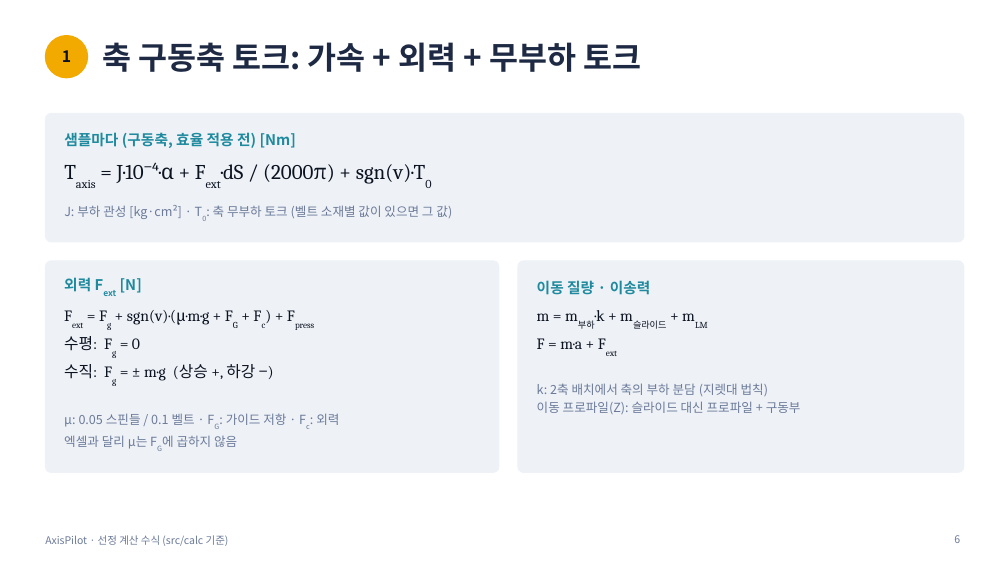
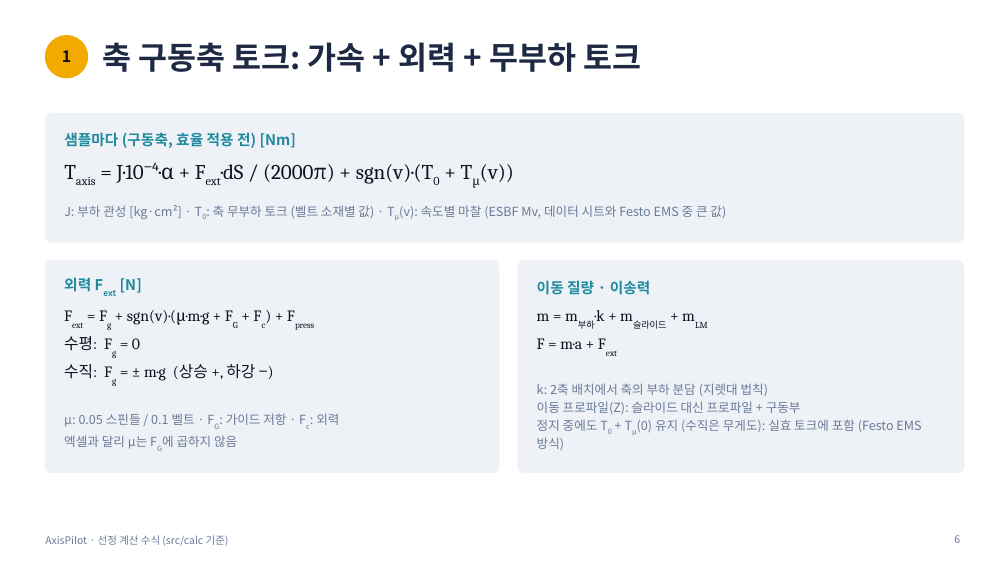
Before and after one commit to taeyoonkim0829/AxisPilot, a slide deck: slide 6 of scripts/formula-deck/base.pptx. Drawn at 1008x567 pixels with LibreOffice and Linux fonts; fonts in the diff are those of the drawing. Boxes give left, top, right and bottom in pixels: in the first picture for what was removed or moved away, otherwise in the second. Text is boxed around its words. In the diff, an @@ line names an element or a change of style, - is before the commit and + after.

```diff
--- a/scripts/formula-deck/base.pptx
+++ b/scripts/formula-deck/base.pptx
@@ text at box(117, 162, 514, 184): text changed @@
-Taxis = J·10⁻⁴·α + Fext·dS / (2000π) + sgn(v)·T0
+Taxis = J·10⁻⁴·α + Fext·dS / (2000π) + sgn(v)·(T0 + Tμ(v))
@@ text at box(64, 205, 726, 219): text changed @@
-J: 부하 관성 [kg·cm²] · T0: 축 무부하 토크 (벨트 소재별 값이 있으면 그 값)
+J: 부하 관성 [kg·cm²] · T0: 축 무부하 토크 (벨트 소재별 값) · Tμ(v): 속도별 마찰 (ESBF Mv, 데이터 시트와 Festo EMS 중 큰 값)
@@ text at box(537, 419, 921, 450): paragraph added @@
+정지 중에도 T0 + Tμ(0) 유지 (수직은 무게도): 실효 토크에 포함 (Festo EMS 방식)
```
Also in this commit, not shown: 3 other slides changed, 2 other files.
